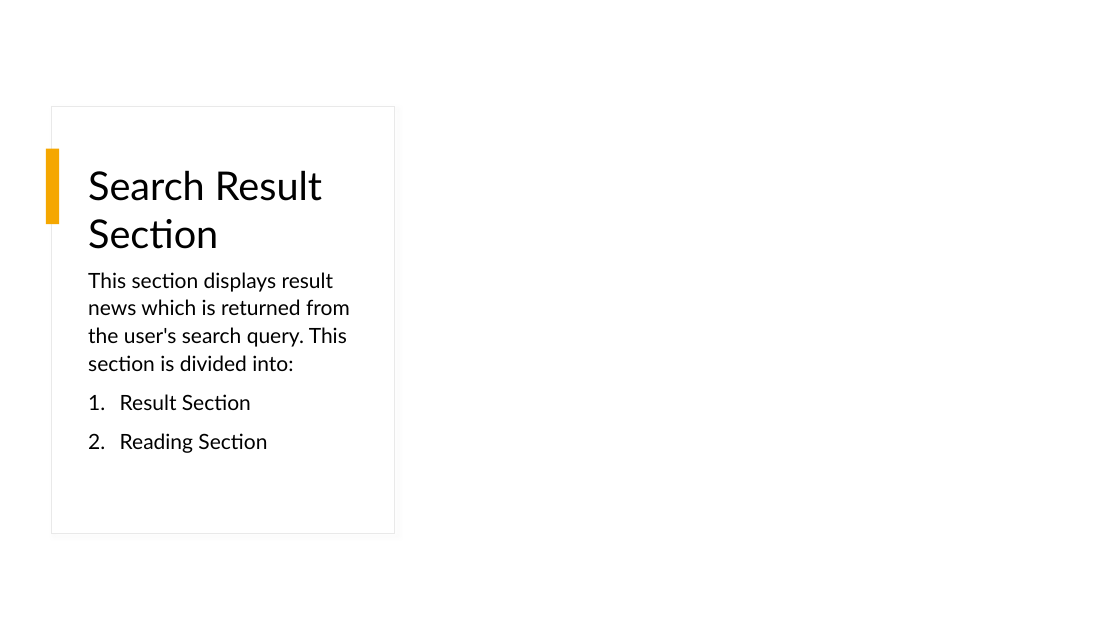
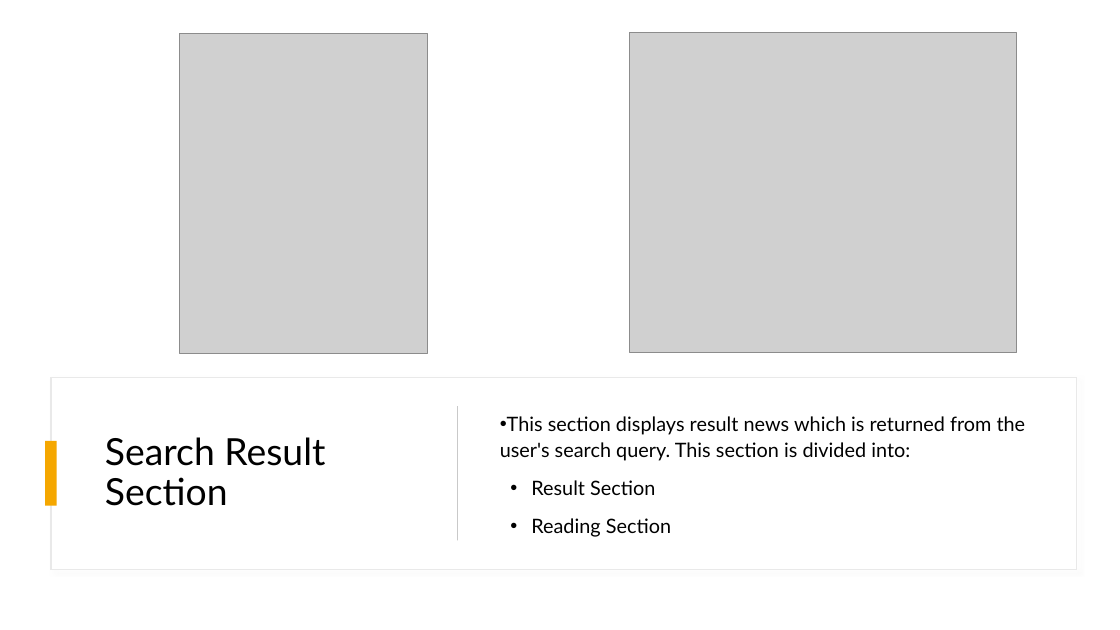
Before and after one commit to KomeOn/news-corner, a slide deck: slide 8 of src/News-corner.pptx. Drawn at 1120x630 pixels with LibreOffice and Linux fonts; fonts in the diff are those of the drawing; grey boxes stand for pictures. Boxes give left, top, right and bottom in pixels: in the first picture for what was removed or moved away, otherwise in the second. Text is boxed around its words. In the diff, an @@ line names an element or a change of style, - is before the commit and + after.

```diff
--- a/src/News-corner.pptx
+++ b/src/News-corner.pptx
@@ rectangle added at (0,0,1120,630), fill #FFFFFF @@
@@ rectangle added at (51,0,1077,186), fill #FFFFFF, outline #E9E9E9 0.75 pt @@
@@ rectangle added at (52,0,1077,185), fill #FFFFFF @@
@@ picture added at (179,34,427,354) @@
@@ picture added at (630,33,1017,353) @@
@@ rectangle removed at (46,149,60,224) @@
@@ rectangle added at (51,377,1077,569), fill #FFFFFF, outline #E9E9E9 1 pt @@
@@ title "Search Result Section": place and size @@
-title "Search Result Section" at (88,170,322,249)
+title "Search Result Section" at (105,437,325,506)
@@ title "Search Result Section" at (105,437,325,506): size 34 to 32 pt; line spacing 1 to 0.9; vertical alignment top to middle @@
@@ rectangle added at (457,406,458,541), fill #C9C9C9 @@
@@ text "This section displays result news ...": place and size @@
-text "This section displays result news ..." at (88,272,350,453)
+text "This section displays result news ..." at (500,416,1026,537)
@@ text "This section displays result news ..." at (500,416,1026,537): size 18 to 17 pt; bullet none to •; bullet 1. to •; vertical alignment top to middle @@
@@ rectangle added at (45,441,57,506), fill #F5A700 @@
```
Also in this commit, not shown: 10 other slides changed, 8 slides added, 1 slide removed, 1 other file.
